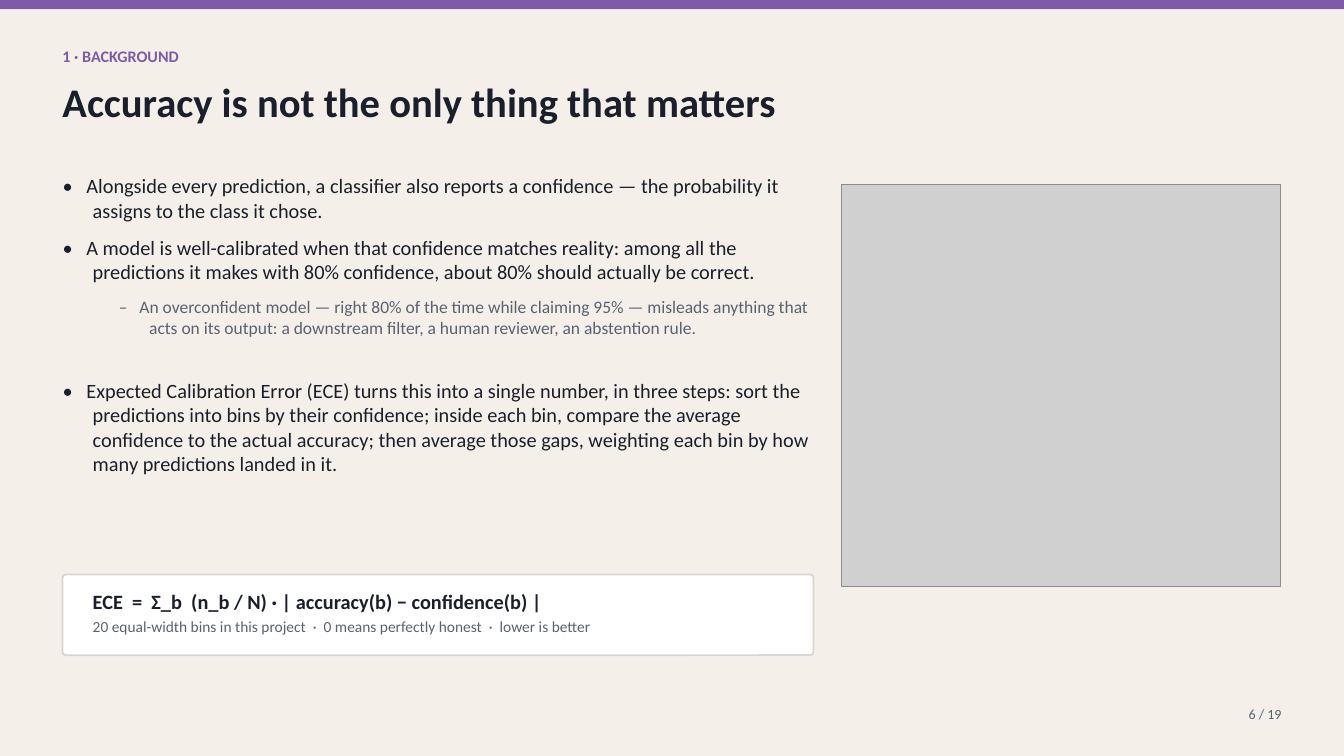
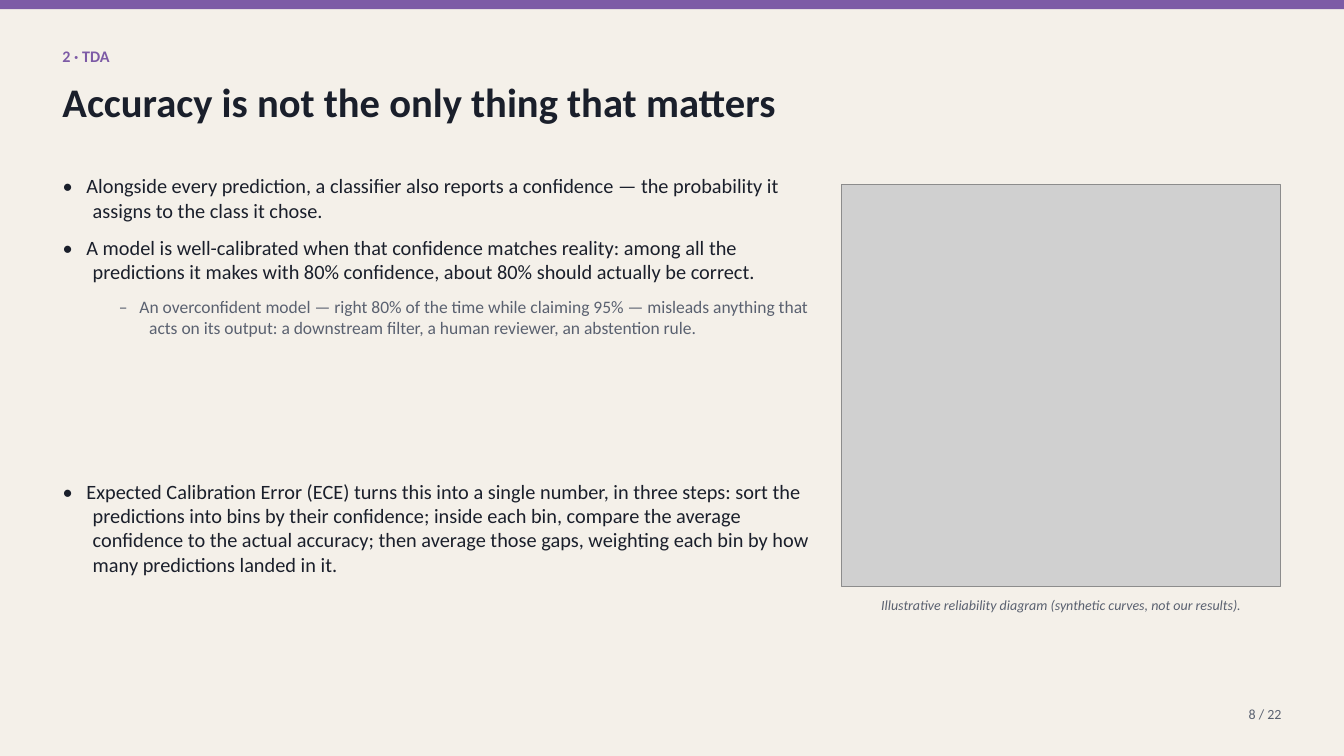
Before and after one commit to macwave12/deep_project_calibration_aware_tta, a slide deck: slide 8 of presentation/calibration_aware_tta.pptx. Drawn at 1344x756 pixels with LibreOffice and Linux fonts; fonts in the diff are those of the drawing; grey boxes stand for pictures. Boxes give left, top, right and bottom in pixels: in the first picture for what was removed or moved away, otherwise in the second. Text is boxed around its words. In the diff, an @@ line names an element or a change of style, - is before the commit and + after.

```diff
--- a/presentation/calibration_aware_tta.pptx
+++ b/presentation/calibration_aware_tta.pptx
@@ text at <box>62,51,110,62</box>: text changed @@
-1 · BACKGROUND
+2 · TDA
@@ text "• Alongside every prediction, a ..." rewrapped from <box>86,179,808,475</box> to <box>86,179,808,576</box> @@
@@ rounded rectangle removed at <box>63,575,814,655</box> @@
@@ text removed at <box>93,594,590,635</box> @@
-ECE = Σ_b (n_b / N) · | accuracy(b) − confidence(b) |
-20 equal-width bins in this project · 0 means perfectly honest · lower is better
@@ text added at <box>881,600,1241,613</box>, 10 pt, text #5A6170, italic @@
+Illustrative reliability diagram (synthetic curves, not our results).
@@ text at <box>1249,709,1281,719</box>: text changed @@
-6 / 19
+8 / 22
```
Also in this commit, not shown: 10 other slides changed, 10 slides added, 7 slides removed.
